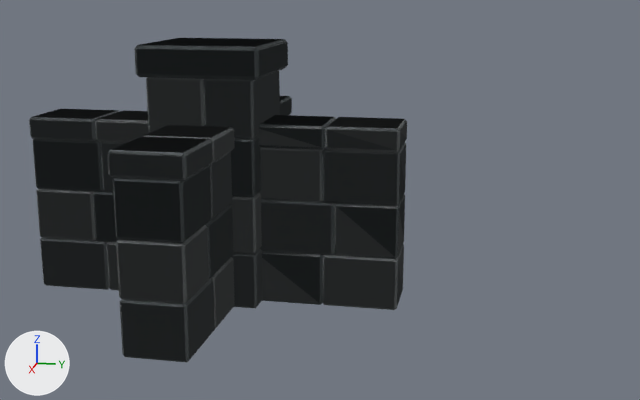
The Blender file assets/game-assets/StoneFence.blend, before and after one commit.
One viewpoint serves both versions: a 50 mm camera at (2.256, 0.732, 0.832) aimed at (0.011, 0.283, 0.27). Lighting does not change. The marker at lower left points along +X, +Y and +Z. The first picture is the older version.

In view in the first picture: 'StoneFence_Corner', 'StoneFence_Cross', 'StoneFence_Middle', 'StoneFence_T'.
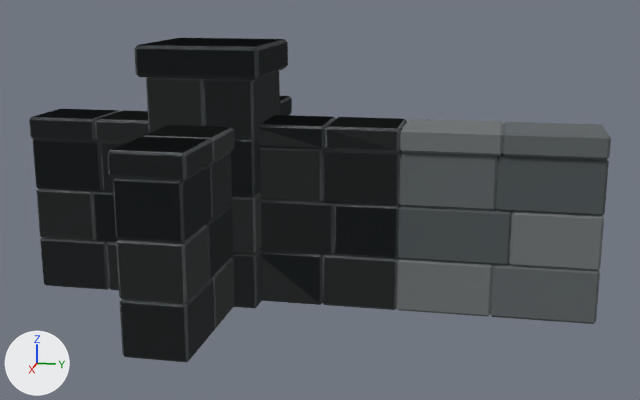
Boxes [x1, y1, x2, y2] around the edits, measured in the pictures (640 x 400 px):
'StoneFence_Extension', added
    after: [397, 119, 611, 324]
    faces in mat_material_stonefence_mid (dark grey #5c6264): [399, 122, 611, 324]
    faces in mat_material_stonefence_large (grey #6d7273): [397, 119, 604, 317]
    faces in mat_material_stonefence_dark (dark grey #4c5355): [398, 153, 609, 265]

Diff of the bpy script that builds the scene:
```diff
--- a/assets/game-assets/StoneFence.blend.py
+++ b/assets/game-assets/StoneFence.blend.py
@@ me_stonefence_extension_mesh @@
+me_stonefence_extension_mesh.from_pydata(...)  # 192 vertices, 208 faces; spans x -0.09..0.09, y 0.5..1.0, z -1.0..-0.52
+# faces by material slot: [78, 78, 52]
+me_stonefence_extension_mesh.materials.append(mat_material_stonefence_large)  # grey #6d7273
+me_stonefence_extension_mesh.materials.append(mat_material_stonefence_mid)  # dark grey #5c6264
+me_stonefence_extension_mesh.materials.append(mat_material_stonefence_dark)  # dark grey #4c5355
@@ ob_stonefence_extension @@
+ob_stonefence_extension = bpy.data.objects.new('StoneFence_Extension', me_stonefence_extension_mesh)
+ob_stonefence_extension.location = (0.0, 0.0, 1.0)
```
